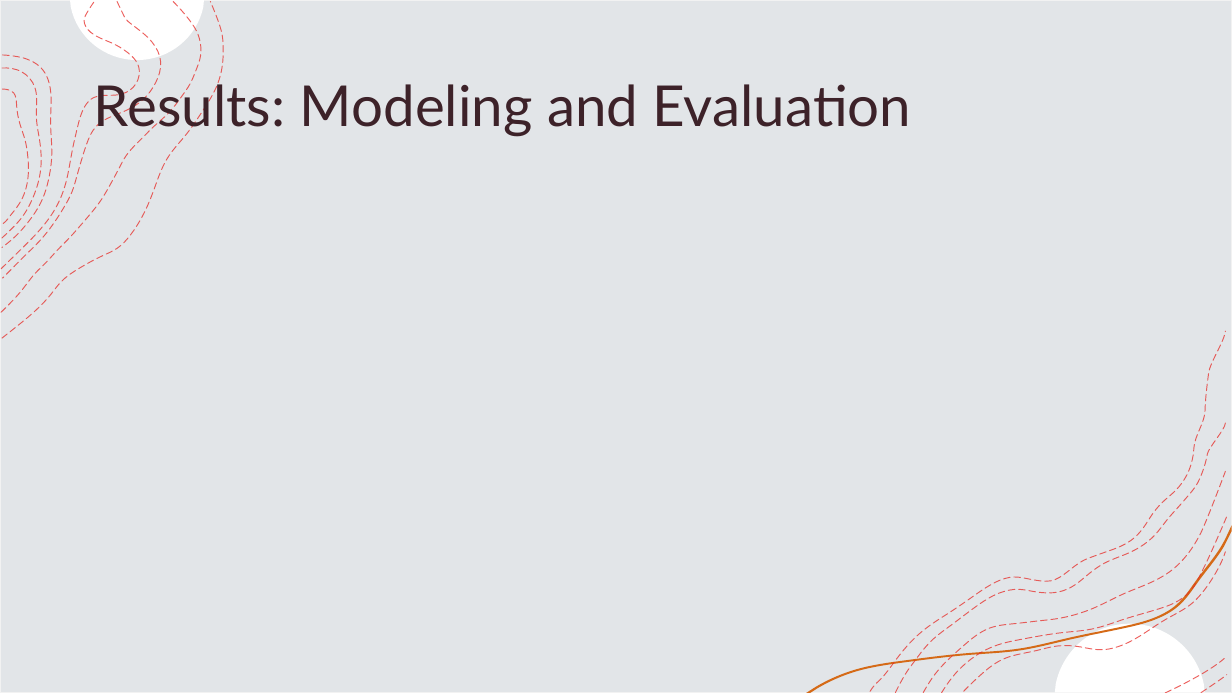
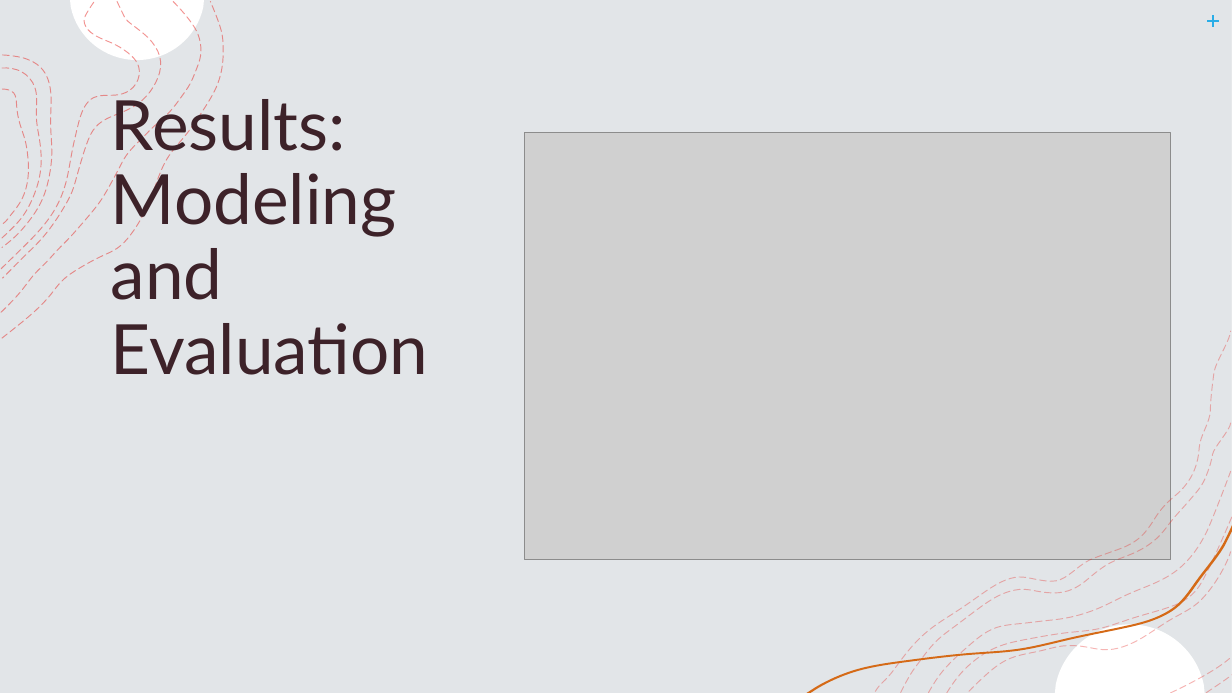
Before and after one commit to pierreolivierbonin/Coursera_Capstone, a slide deck: slide 18 of Presentation (final).pptx (slide 11 before the commit). Drawn at 1232x693 pixels with LibreOffice and Linux fonts; fonts in the diff are those of the drawing; grey boxes stand for pictures. Boxes give left, top, right and bottom in pixels: in the first picture for what was removed or moved away, otherwise in the second. Text is boxed around its words. In the diff, an @@ line names an element or a change of style, - is before the commit and + after.

```diff
--- a/Presentation (final).pptx
+++ b/Presentation (final).pptx
@@ rectangle removed at (x1=0, y1=0, x2=1232, y2=693) @@
@@ rectangle added at (x1=0, y1=0, x2=1232, y2=693), fill #FFFFFF, outline #F2F2F2 1 pt @@
@@ rectangle added at (x1=0, y1=0, x2=1232, y2=693), fill #E2E5E8 @@
@@ freeform shape added at (x1=1, y1=2, x2=201, y2=312), outline #E72D29 0.75 pt dashed @@
@@ freeform shape added at (x1=1, y1=2, x2=140, y2=269), outline #E72D29 0.75 pt dashed @@
@@ freeform shape removed at (x1=70, y1=0, x2=204, y2=60) @@
@@ line added from (1207, 21) to (1219, 21), #29ADE7 1 pt @@
@@ line added from (1214, 15) to (1214, 27), #29ADE7 1 pt @@
@@ freeform shape added at (x1=1, y1=68, x2=41, y2=239), outline #E72D29 0.75 pt dashed @@
@@ group removed at (x1=2, y1=2, x2=224, y2=338): 4 freeform shapes @@
@@ group added at (x1=1, y1=0, x2=224, y2=338): 8 freeform shapes @@
@@ title "Results: Modeling and Evaluation" moved from (x1=94, y1=77, x2=912, y2=137) to (x1=111, y1=90, x2=428, y2=375) @@
@@ title "Results: Modeling and Evaluation" at (x1=111, y1=90, x2=428, y2=375): size 44 to 54 pt; line spacing 1 to 0.9; vertical alignment middle to bottom @@
@@ picture added at (x1=524, y1=133, x2=1171, y2=560) @@
@@ freeform shape removed at (x1=871, y1=331, x2=1226, y2=691) @@
@@ group added at (x1=896, y1=423, x2=1227, y2=693): 5 freeform shapes @@
@@ freeform shape removed at (x1=806, y1=525, x2=1232, y2=693) @@
@@ freeform shape added at (x1=806, y1=525, x2=1232, y2=693), fill #D56A17 @@
@@ group added at (x1=807, y1=331, x2=1232, y2=693): 9 freeform shapes @@
@@ freeform shape removed at (x1=964, y1=552, x2=1226, y2=691) @@
@@ freeform shape removed at (x1=1055, y1=624, x2=1205, y2=692) @@
@@ freeform shape added at (x1=1055, y1=624, x2=1205, y2=692), fill #FFFFFF @@
```
Also in this commit, not shown: 8 other slides changed, 10 slides added, 1 slide removed, 7 other files.
